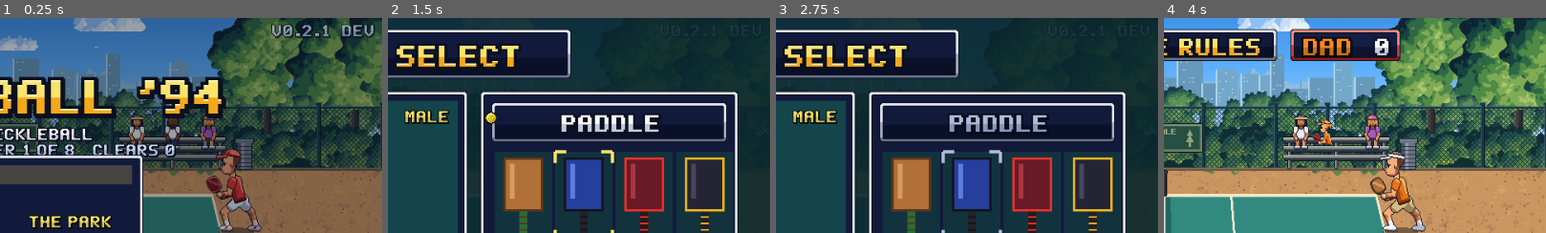
Above: before the commit, frames 1-4 (left to right).
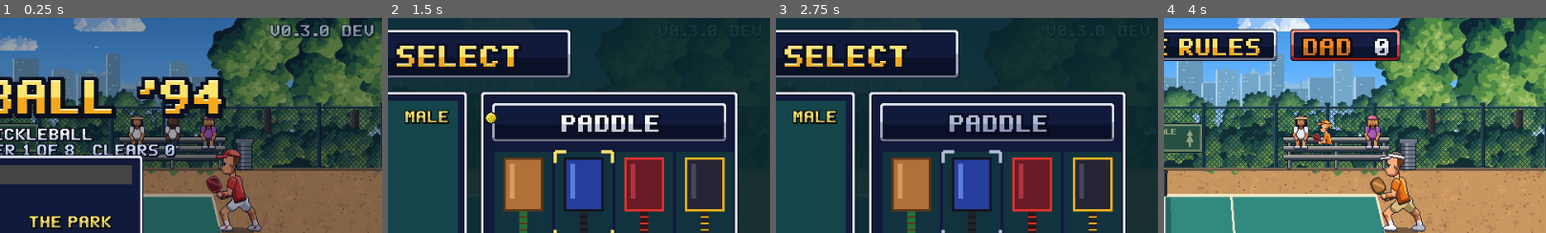
Above: after the commit, the same moments.

Repository: austinthedeveloper/pickleball-port-kit
Game: Godot game, scene res://scenes/main.tscn
Two runs of this game, one before a commit and one after it. Both use one fixed random seed, a clock stepped at 60 frames per second and the inputs below.
Inputs (mouse positions are % of the whole screen's width and height, from its top left):
- Up to frame 1 (0.25 s): no input
- Up to frame 2 (1.5 s): tap Enter (start) at 0.5 s; hold D (move_right) 0.53-1.28 s; hold K (drive) 0.53-1.28 s; click (50, 50) at 0.67 s; move the mouse to (30, 55) at 1.27 s; hold S (move_down) from 1.28 s (still down); tap Space (hit) at 1.35 s
- Up to frame 3 (2.75 s): move the mouse to (60, 28) at 2.02 s; release S (move_down) at 2.03 s; hold D (move_right) from 2.03 s (still down); hold L (soft) from 2.03 s (still down)
- Up to frame 4 (4 s): move the mouse to (45, 70) at 2.77 s; release D (move_right) at 2.78 s; release L (soft) at 2.78 s; hold W (move_up) 2.78-3.53 s; tap Enter (start) at 2.85, 3.5 s; click (45, 70) at 2.92 s; move the mouse to (80, 65) at 3.52 s; hold A (move_left) from 3.53 s (still down); tap J at 3.6 s
The pictures show only the part of the screen within x 50-100%, y 0-50%; the shares and areas given below are measured in that part.

The runs differ from the first frame. In frame 1, 0.5% of the frame differs, in the area x 70-87%, y 3-10%; in frame 2, less than 0.1%; in frame 3, less than 0.1%; in frame 4, nothing differs.

Commit message:
Release 0.3.0: version bump and release notes
Open play: the park, its racks and courts, the clubhouse (PORT-17). The
first release built and published by CI.

Co-Authored-By: Claude Opus 5.5 <noreply@anthropic.com>

Diff:
--- a/game/project.godot
+++ b/game/project.godot
@@ -10,7 +10,7 @@
 run/main_scene="res://scenes/main.tscn"
 config/features=PackedStringArray("4.7")
 config/icon="res://icon.png"
-config/version="0.2.1"
+config/version="0.3.0"
 boot_splash/bg_color=Color(0.04, 0.06, 0.12, 1)
 
 [autoload]
Not shown, changed: game/export_presets.cfg
Not shown, changed: design/PORT_ROADMAP.md
Not shown, changed: game/CHANGELOG.md
Not shown, changed: game/RELEASE_NOTES.md
